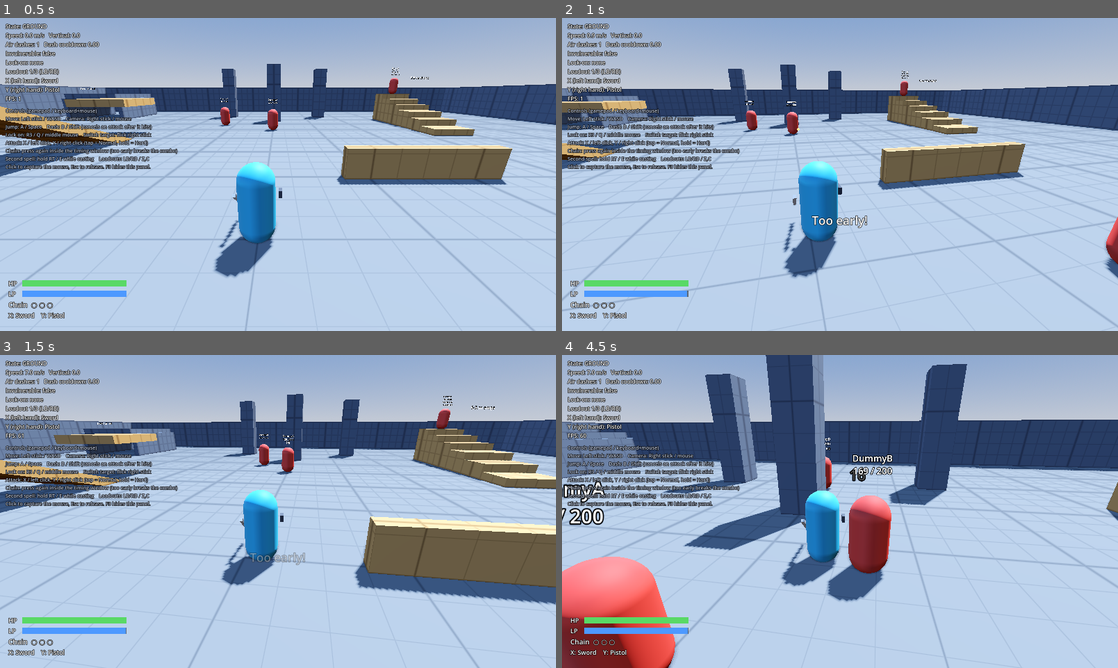
Above: before the commit, frames 1-4 (two rows, left to right).
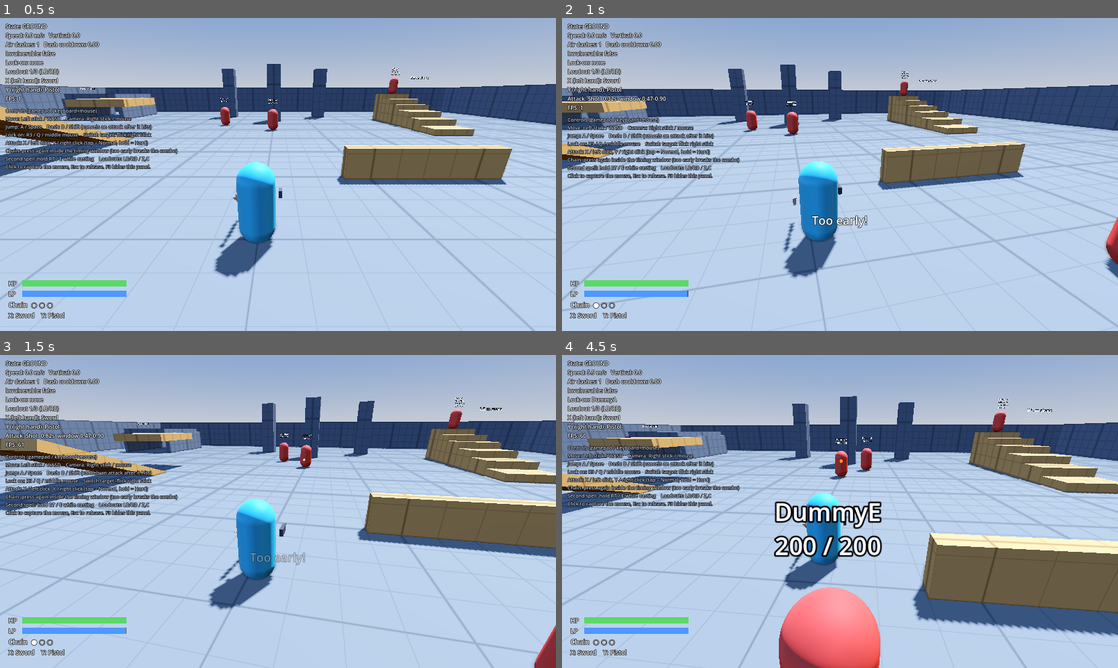
Above: after the commit, the same moments.

Repository: GLorenz90/Nomad-Seekers
Game: Godot game, scene res://scenes/main.tscn
Two runs of this game, one before a commit and one after it. Both use one fixed random seed, a clock stepped at 60 frames per second and the inputs below.
Inputs (mouse positions are in pixels of both pictures, inside the frame that each line leads up to):
- Up to frame 1 (0.5 s): no input
- Up to frame 2 (1 s): move the mouse to (867, 174) at 0.52 s; hold W (move_forward) from 0.53 s (still down); right-click (867, 174) at 0.6 s; click (867, 174) at 0.67 s; tap Space (jump) at 0.77 s
- Up to frame 3 (1.5 s): keep holding W (move_forward); move the mouse to (250, 511) at 1.27 s; tap F (block) at 1.35 s
- Up to frame 4 (4.5 s): keep holding W (move_forward); tap Space (jump) at 1.52, 3.02, 3.77 s; right-click (812, 511) at 1.55 s; move the mouse to (851, 505) at 2.02 s; tap Shift (dash) at 2.1 s; right-click (851, 505) at 2.3 s; move the mouse to (834, 517) at 2.77 s; click (834, 517) at 2.85 s; right-click (834, 517) at 3.05 s; move the mouse to (878, 514) at 3.52 s; right-click (878, 514) at 3.6 s; move the mouse to (795, 508) at 4.27 s; tap Q (lock_on) at 4.35 s

Frame 1 is identical in both runs. In frame 2, 3.3% of the frame differs, in the area x 0-51%, y 4-93%; in frame 3, 26%; in frame 4, 45%, in the area x 0-100%, y 0-100%.

Commit message:
Combat: retime starter weapons to PSO frame data
Everything was 2-3x faster than PSO. Attack timings now come from PSO
Blue Burst's frame data (30 fps, Ephinea wiki):

- Sword uses the saber's comes-out / min / max frames per step
  (e.g. N1 hits on frame 11, chains from 13, ends at 29).
- Pistol uses the handgun's combo / full frames (N1 chains from 14,
  ends at 27). Bullets slowed from 40 to 28 m/s.
- Spells use Foie's armed cast: effect at 15 frames, 35 total. Hard
  casts are slower (24 / 45). Bolts slowed to 16 / 24 m/s.

Chaining on the exact frame a hit comes out now still lands that hit.
combat_test.gd waits on attack state instead of fixed frame counts and
adds a check that mashing the pistol can't beat PSO's window.

Co-Authored-By: Claude Opus 5.5 <noreply@anthropic.com>
Claude-Session: https://claude.ai/code/session_0158GMUbAThobuu7yWuNoptn

Diff:
--- a/data/weapons/pistol.tres
+++ b/data/weapons/pistol.tres
@@ -10,14 +10,14 @@
 damage_mult = 2.0
 lp_cost = 3.0
 swing = 4
-duration = 0.5
-active_start = 0.14
-active_end = 0.14
-window_open = 0.3
-window_close = 0.7
+duration = 1.1333333333333333
+active_start = 0.6666666666666666
+active_end = 0.7666666666666667
+window_open = 0.7333333333333333
+window_close = 1.1333333333333333
 lunge_distance = 0.0
 is_projectile = true
-projectile_speed = 40.0
+projectile_speed = 28.0
 projectile_radius = 0.14
 
 [sub_resource type="Resource" id="Resource_ldxvb"]
@@ -26,14 +26,14 @@
 damage_mult = 2.1
 lp_cost = 3.0
 swing = 4
-duration = 0.5
-active_start = 0.14
-active_end = 0.14
-window_open = 0.3
-window_close = 0.7
+duration = 1.0
+active_start = 0.4666666666666667
+active_end = 0.5666666666666667
+window_open = 0.5333333333333333
+window_close = 1.0
 lunge_distance = 0.0
 is_projectile = true
-projectile_speed = 40.0
+projectile_speed = 28.0
 projectile_radius = 0.14
 
 [sub_resource type="Resource" id="Resource_iejlt"]
@@ -42,14 +42,14 @@
 damage_mult = 2.4
 lp_cost = 3.0
 swing = 4
-duration = 0.5
-active_start = 0.14
-active_end = 0.14
-window_open = 0.3
-window_close = 0.7
+duration = 0.8333333333333334
+active_start = 0.4
+active_end = 0.5
+window_open = 0.8333333333333334
+window_close = 0.8333333333333334
 lunge_distance = 0.0
 is_projectile = true
-projectile_speed = 40.0
+projectile_speed = 28.0
 projectile_radius = 0.14
 
 [sub_resource type="Resource" id="Resource_snkot"]
@@ -57,14 +57,14 @@
 display_name = "Shot"
 lp_cost = 1.0
 swing = 4
-duration = 0.3
-active_start = 0.06
-active_end = 0.06
-window_open = 0.14
-window_close = 0.45
+duration = 0.9
+active_start = 0.4
+active_end = 0.5
+window_open = 0.4666666666666667
+window_close = 0.9
 lunge_distance = 0.0
 is_projectile = true
-projectile_speed = 40.0
+projectile_speed = 28.0
 projectile_radius = 0.08
 
 [sub_resource type="Resource" id="Resource_qmstv"]
@@ -73,14 +73,14 @@
 damage_mult = 1.05
 lp_cost = 1.0
 swing = 4
-duration = 0.3
-active_start = 0.06
-active_end = 0.06
-window_open = 0.14
-window_close = 0.45
+duration = 0.8333333333333334
+active_start = 0.3
+active_end = 0.4
+window_open = 0.36666666666666664
+window_close = 0.8333333333333334
 lunge_distance = 0.0
 is_projectile = true
-projectile_speed = 40.0
+projectile_speed = 28.0
 projectile_radius = 0.08
 
 [sub_resource type="Resource" id="Resource_7et3l"]
@@ -89,14 +89,14 @@
 damage_mult = 1.15
 lp_cost = 1.0
 swing = 4
-duration = 0.3
-active_start = 0.06
-active_end = 0.06
-window_open = 0.14
-window_close = 0.45
+duration = 0.6333333333333333
+active_start = 0.3
+active_end = 0.4
+window_open = 0.6333333333333333
+window_close = 0.6333333333333333
 lunge_distance = 0.0
 is_projectile = true
-projectile_speed = 40.0
+projectile_speed = 28.0
 projectile_radius = 0.08
 
 [resource]
--- a/data/weapons/sword.tres
+++ b/data/weapons/sword.tres
@@ -8,11 +8,11 @@
 script = ExtResource("1_6w4ud")
 display_name = "Heavy Slash"
 damage_mult = 1.8
-duration = 0.62
-active_start = 0.22
-active_end = 0.36
-window_open = 0.4
-window_close = 0.82
+duration = 1.2333333333333334
+active_start = 0.6666666666666666
+active_end = 0.7666666666666667
+window_open = 0.7
+window_close = 1.2333333333333334
 lunge_distance = 0.8
 
 [sub_resource type="Resource" id="Resource_icrv7"]
@@ -20,11 +20,11 @@
 display_name = "Heavy Return"
 damage_mult = 1.95
 swing = 1
-duration = 0.62
-active_start = 0.22
-active_end = 0.36
-window_open = 0.4
-window_close = 0.82
+duration = 0.9666666666666667
+active_start = 0.5
+active_end = 0.6
+window_open = 0.5
+window_close = 0.9666666666666667
 lunge_distance = 0.8
 
 [sub_resource type="Resource" id="Resource_4i60u"]
@@ -32,11 +32,11 @@
 display_name = "Piercing Thrust"
 damage_mult = 2.3
 swing = 3
-duration = 0.8
-active_start = 0.28
-active_end = 0.42
-window_open = 0.5
-window_close = 1.0
+duration = 1.1333333333333333
+active_start = 0.4666666666666667
+active_end = 0.5666666666666667
+window_open = 1.1333333333333333
+window_close = 1.1333333333333333
 lunge_distance = 1.4
 reach = 1.6
 hitbox_size = Vector3(1.2, 1.4, 2.6)
@@ -44,33 +44,33 @@
 [sub_resource type="Resource" id="Resource_rj845"]
 script = ExtResource("1_6w4ud")
 display_name = "Slash"
-duration = 0.42
-active_start = 0.1
-active_end = 0.22
-window_open = 0.24
-window_close = 0.58
+duration = 0.9666666666666667
+active_start = 0.36666666666666664
+active_end = 0.4666666666666667
+window_open = 0.43333333333333335
+window_close = 0.9666666666666667
 
 [sub_resource type="Resource" id="Resource_ph70c"]
 script = ExtResource("1_6w4ud")
 display_name = "Return Slash"
 damage_mult = 1.1
 swing = 1
-duration = 0.42
-active_start = 0.1
-active_end = 0.22
-window_open = 0.24
-window_close = 0.58
+duration = 0.8
+active_start = 0.3333333333333333
+active_end = 0.43333333333333335
+window_open = 0.3333333333333333
+window_close = 0.8
 
 [sub_resource type="Resource" id="Resource_8ki01"]
 script = ExtResource("1_6w4ud")
 display_name = "Cleave"
 damage_mult = 1.3
 swing = 2
-duration = 0.6
-active_start = 0.16
-active_end = 0.3
-window_open = 0.36
-window_close = 0.8
+duration = 1.0333333333333334
+active_start = 0.26666666666666666
+active_end = 0.36666666666666664
+window_open = 1.0333333333333334
+window_close = 1.0333333333333334
 lunge_distance = 0.8
 
 [resource]
--- a/data/weapons/wand.tres
+++ b/data/weapons/wand.tres
@@ -12,14 +12,14 @@
 damage_type = 1
 lp_cost = 14.0
 swing = 5
-duration = 0.55
-active_start = 0.25
-active_end = 0.25
-window_open = 0.55
-window_close = 0.55
+duration = 1.5
+active_start = 0.8
+active_end = 0.9
+window_open = 1.5
+window_close = 1.5
 lunge_distance = 0.0
 is_projectile = true
-projectile_speed = 24.0
+projectile_speed = 15.0
 projectile_radius = 0.32
 projectile_range = 28.0
 
@@ -30,14 +30,14 @@
 damage_type = 1
 lp_cost = 6.0
 swing = 5
-duration = 0.4
-active_start = 0.2
-active_end = 0.2
-window_open = 0.4
-window_close = 0.4
+duration = 1.1666666666666667
+active_start = 0.5
+active_end = 0.6
+window_open = 1.1666666666666667
+window_close = 1.1666666666666667
 lunge_distance = 0.0
 is_projectile = true
-projectile_speed = 26.0
+projectile_speed = 16.0
 projectile_radius = 0.18
 projectile_range = 28.0
 
@@ -55,14 +55,14 @@
 damage_type = 2
 lp_cost = 18.0
 swing = 5
-duration = 0.55
-active_start = 0.25
-active_end = 0.25
-window_open = 0.55
-window_close = 0.55
+duration = 1.5
+active_start = 0.8
+active_end = 0.9
+window_open = 1.5
+window_close = 1.5
 lunge_distance = 0.0
 is_projectile = true
-projectile_speed = 38.0
+projectile_speed = 24.0
 projectile_radius = 0.2
 projectile_range = 28.0
 projectile_pierce = true
@@ -75,14 +75,14 @@
 damage_type = 2
 lp_cost = 8.0
 swing = 5
-duration = 0.4
-active_start = 0.2
-active_end = 0.2
-window_open = 0.4
-window_close = 0.4
+duration = 1.1666666666666667
+active_start = 0.5
+active_end = 0.6
+window_open = 1.1666666666666667
+window_close = 1.1666666666666667
 lunge_distance = 0.0
 is_projectile = true
-projectile_speed = 38.0
+projectile_speed = 24.0
 projectile_range = 28.0
 projectile_pierce = true
 
--- a/scripts/combat/combat_controller.gd
+++ b/scripts/combat/combat_controller.gd
@@ -221,6 +221,7 @@
 			return
 		if cur.elapsed > cur.attack.window_close or chain_step >= MAX_CHAIN:
 			return
+		_resolve_pending_hit(cur)
 		_begin(hand, weapon, hard, slot, not standalone)
 		return
 
@@ -292,6 +293,19 @@
 
 
 # --- Aim, hits, damage ------------------------------------------------------
+
+## PSO windows can open on the same frame the hit comes out. Make sure an
+## attack that's being chained out of still lands its hit or fires its shot.
+func _resolve_pending_hit(cur: ActiveAttack) -> void:
+	if cur.elapsed < cur.attack.active_start:
+		return
+	if cur.attack.is_projectile:
+		if not cur.fired:
+			cur.fired = true
+			_fire_projectile(cur)
+	else:
+		_melee_hits(cur)
+
 
 func _aim(a: ActiveAttack) -> void:
 	var target := _player.get_lock_target()
--- a/tests/combat_test.gd
+++ b/tests/combat_test.gd
@@ -55,6 +55,17 @@
 		and is_equal_approx(_hits[1], sword * 1.1) and is_equal_approx(_hits[2], sword * 1.3))
 	_check("finisher feedback shown", "Finisher!" in _feedback)
 
+	# --- PSO cadence: two pistol shots can't be closer than 14 frames at 30 fps ---
+	await _reset(Vector3(0, 0.1, -5.5))
+	var times: Array[float] = []
+	_combat.attack_started.connect(func(_h, _w, _a, _c, _hd): times.append(Time.get_ticks_msec() / 1000.0))
+	for i in 6:
+		await _tap("hand_y")
+	await _idle()
+	var pistol: WeaponData = _combat.current_weapon(CombatController.Hand.RIGHT)
+	_check("mashing the pistol can't beat PSO's 14-frame window (window opens %.2f s)" % pistol.normal_attacks[0].window_open,
+		is_equal_approx(pistol.normal_attacks[0].window_open, 14.0 / 30.0) and _started.size() <= 2)
+
 	# --- Too early breaks the combo ---
 	await _reset(Vector3(0, 0.1, -5.5))
 	await _tap("hand_x")
@@ -103,15 +114,16 @@
 	await _reset(Vector3(0, 0.1, -5.5))
 	var lp_before := _combat.lp
 	await _tap("hand_y")
-	await _frames(25)
+	await _frames(10)  # LP is spent when the shot starts; regen waits 0.75 s
 	_check("pistol shot costs 1 LP (%.1f -> %.1f)" % [lp_before, _combat.lp], absf(lp_before - 1.0 - _combat.lp) < 0.01)
+	await _idle()
 	_check("pistol projectile hits from range (%s)" % [_hits], _hits.size() == 1 and is_equal_approx(_hits[0], 12.0 * 1.3))
-	await _idle()
 
 	# --- Dash cancels an attack after its hit ---
 	await _reset(Vector3(0, 0.1, -5.5))
 	await _tap("hand_x")
-	await _frames(16)  # past active_end (0.22 s)
+	while _combat.is_attacking() and _combat._current.elapsed < _combat._current.attack.active_end + 0.02:
+		await physics_frame
 	await _tap("dash")
 	await _frames(2)
 	_check("dash cancels the sword's recovery", not _combat.is_attacking() and _player.state == Player.State.DASH)
@@ -125,14 +137,16 @@
 	_check("LB/RB switches to the wand loadout", _combat.current_weapon(CombatController.Hand.LEFT).display_name == "Wand")
 	_dummy.health.multipliers[Element.Type.FIRE] = 2.0
 	await _tap("hand_x")
-	await _frames(40)
+	await _idle()
+	await _frames(30)
 	var bolt := 18.0 * 1.3 * 2.0
 	_check("Fire Bolt does double to a fire-weak dummy (%s)" % [_hits], _hits.size() == 1 and is_equal_approx(_hits[0], bolt))
 	await _reset(Vector3(0, 0.1, -5.5))
 	Input.action_press("shift")
 	await _tap("hand_x")
 	Input.action_release("shift")
-	await _frames(40)
+	await _idle()
+	await _frames(30)
 	_check("Shift casts the second spell (%s)" % [_started], _started == ["Frost Lance"])
 	_check("Frost Lance deals Ice damage (%s)" % [_hits], _hits.size() == 1 and is_equal_approx(_hits[0], 18.0 * 0.85 * 1.3))
 	_dummy.health.multipliers.erase(Element.Type.FIRE)
@@ -142,13 +156,15 @@
 	_dummy.health.hp = 1.0
 	await _reset(Vector3(0, 0.1, -5.5), false)
 	await _tap("hand_y")
-	await _frames(20)
+	await _idle()
 	_check("dummy dies and leaves the lockable group", not _dummy.is_in_group("lockable") and not _dummy.visible)
 
 	# --- Navmesh ---
 	var map := _player.get_world_3d().navigation_map
 	_check("navmesh baked (%d polygons)" % _main.get_node("Navigation").navigation_mesh.get_polygon_count(),
 		_main.get_node("Navigation").navigation_mesh.get_polygon_count() > 0 and NavigationServer3D.map_get_iteration_id(map) > 0)
+	var patroller: TargetDummy = _main.get_node("Dummies/DummyB")
+	var patrol_x0 := patroller.global_position.x
 	var chaser: TargetDummy = _main.get_node("Dummies/DummyE")
 	_player.global_position = Vector3(8, 0.1, 18.0)
 	_player.reset_physics_interpolation()
@@ -156,8 +172,8 @@
 	await _frames(180)
 	var d1 := chaser.global_position.distance_to(_player.global_position)
 	_check("chase dummy paths toward the Seeker (%.1f -> %.1f m)" % [d0, d1], d1 < d0 - 3.0 and d1 > 1.5)
-	var patroller: TargetDummy = _main.get_node("Dummies/DummyB")
-	_check("patrol dummy moves along its route (x = %.1f)" % patroller.global_position.x, patroller.global_position.x > -5.0)
+	_check("patrol dummy moves along its route (x %.1f -> %.1f)" % [patrol_x0, patroller.global_position.x],
+		absf(patroller.global_position.x - patrol_x0) > 2.0)
 
 	print("\n%s: %d failure(s)" % ["PASS" if _failures == 0 else "FAIL", _failures])
 	quit(1 if _failures > 0 else 0)
--- a/tools/build_starter_weapons.gd
+++ b/tools/build_starter_weapons.gd
@@ -19,20 +19,35 @@
 	print("%s -> %s" % [path, error_string(err)])
 
 
-func _attack(name: String, swing: AttackData.Swing, mult: float, duration: float,
-		active: Vector2, window: Vector2) -> AttackData:
+## PSO Blue Burst runs at 30 fps. Timings below are PSO frame counts from the
+## Ephinea wiki (wiki.pioneer2.net/w/Game_mechanics/Frame_data), converted here.
+const PSO_FPS := 30.0
+
+
+func _f(frames: float) -> float:
+	return frames / PSO_FPS
+
+
+## hit = frame the attack comes out; combo = earliest frame the next step can
+## start (window opens); full = whole animation if the combo ends here (window
+## closes and the Seeker is free).
+func _attack(name: String, swing: AttackData.Swing, mult: float, hit: float,
+		combo: float, full: float) -> AttackData:
 	var a := AttackData.new()
 	a.display_name = name
 	a.swing = swing
 	a.damage_mult = mult
-	a.duration = duration
-	a.active_start = active.x
-	a.active_end = active.y
-	a.window_open = window.x
-	a.window_close = window.y
+	a.active_start = _f(hit)
+	a.active_end = _f(hit + 3.0)
+	a.window_open = _f(combo)
+	a.window_close = _f(full)
+	a.duration = _f(full)
 	return a
 
 
+## Saber frame data (PSO male, comes-out / min / max frames):
+##   N1 11/13/29  N2 10/10/24  N3 8/31/31
+##   H1 20/21/37  H2 15/15/29  H3 14/34/34
 func _sword() -> WeaponData:
 	var w := WeaponData.new()
 	w.display_name = "Sword"
@@ -41,15 +56,15 @@
 	w.mesh_size = Vector3(0.08, 0.08, 1.0)
 	w.mesh_color = Color(0.82, 0.85, 0.9)
 
-	var n1 := _attack("Slash", AttackData.Swing.SLASH_RIGHT, 1.0, 0.42, Vector2(0.1, 0.22), Vector2(0.24, 0.58))
-	var n2 := _attack("Return Slash", AttackData.Swing.SLASH_LEFT, 1.1, 0.42, Vector2(0.1, 0.22), Vector2(0.24, 0.58))
-	var n3 := _attack("Cleave", AttackData.Swing.OVERHEAD, 1.3, 0.6, Vector2(0.16, 0.3), Vector2(0.36, 0.8))
+	var n1 := _attack("Slash", AttackData.Swing.SLASH_RIGHT, 1.0, 11, 13, 29)
+	var n2 := _attack("Return Slash", AttackData.Swing.SLASH_LEFT, 1.1, 10, 10, 24)
+	var n3 := _attack("Cleave", AttackData.Swing.OVERHEAD, 1.3, 8, 31, 31)
 	n3.lunge_distance = 0.8
 	w.normal_attacks = [n1, n2, n3]
 
-	var h1 := _attack("Heavy Slash", AttackData.Swing.SLASH_RIGHT, 1.8, 0.62, Vector2(0.22, 0.36), Vector2(0.4, 0.82))
-	var h2 := _attack("Heavy Return", AttackData.Swing.SLASH_LEFT, 1.95, 0.62, Vector2(0.22, 0.36), Vector2(0.4, 0.82))
-	var h3 := _attack("Piercing Thrust", AttackData.Swing.THRUST, 2.3, 0.8, Vector2(0.28, 0.42), Vector2(0.5, 1.0))
+	var h1 := _attack("Heavy Slash", AttackData.Swing.SLASH_RIGHT, 1.8, 20, 21, 37)
+	var h2 := _attack("Heavy Return", AttackData.Swing.SLASH_LEFT, 1.95, 15, 15, 29)
+	var h3 := _attack("Piercing Thrust", AttackData.Swing.THRUST, 2.3, 14, 34, 34)
 	for h in [h1, h2]:
 		h.lunge_distance = 0.8
 	h3.lunge_distance = 1.4
@@ -59,19 +74,17 @@
 	return w
 
 
-func _shot(name: String, mult: float, hard: bool) -> AttackData:
-	var a: AttackData
-	if hard:
-		a = _attack(name, AttackData.Swing.SHOT, mult, 0.5, Vector2(0.14, 0.14), Vector2(0.3, 0.7))
-		a.lp_cost = 3.0
-		a.projectile_radius = 0.14
-	else:
-		a = _attack(name, AttackData.Swing.SHOT, mult, 0.3, Vector2(0.06, 0.06), Vector2(0.14, 0.45))
-		a.lp_cost = 1.0
-		a.projectile_radius = 0.08
+## Handgun frame data (PSO, step combo / full):
+##   Normal 14/27, 11/25, -/19    Heavy 22/34, 16/30, -/25
+## PSO doesn't list when the bullet leaves, so it fires a couple of frames
+## before the window opens, matching the saber's pattern.
+func _shot(name: String, mult: float, hard: bool, fire: float, combo: float, full: float) -> AttackData:
+	var a := _attack(name, AttackData.Swing.SHOT, mult, fire, combo, full)
+	a.lp_cost = 3.0 if hard else 1.0
+	a.projectile_radius = 0.14 if hard else 0.08
 	a.lunge_distance = 0.0
 	a.is_projectile = true
-	a.projectile_speed = 40.0
+	a.projectile_speed = 28.0
 	a.projectile_range = 30.0
 	return a
 
@@ -83,14 +96,25 @@
 	w.base_damage = 12.0
 	w.mesh_size = Vector3(0.08, 0.16, 0.38)
 	w.mesh_color = Color(0.25, 0.27, 0.32)
-	w.normal_attacks = [_shot("Shot", 1.0, false), _shot("Shot", 1.05, false), _shot("Shot", 1.15, false)]
-	w.hard_attacks = [_shot("Charged Shot", 2.0, true), _shot("Charged Shot", 2.1, true), _shot("Charged Shot", 2.4, true)]
+	w.normal_attacks = [
+		_shot("Shot", 1.0, false, 12, 14, 27),
+		_shot("Shot", 1.05, false, 9, 11, 25),
+		_shot("Shot", 1.15, false, 9, 19, 19)]
+	w.hard_attacks = [
+		_shot("Charged Shot", 2.0, true, 20, 22, 34),
+		_shot("Charged Shot", 2.1, true, 14, 16, 30),
+		_shot("Charged Shot", 2.4, true, 12, 25, 25)]
 	return w
 
 
+## Technique casting (PSO): startup 6 frames, then charge and cast; the effect
+## happens at "time to cast" and the caster is locked for "total". Foie, Zonde
+## and Barta with an armed caster: 15 frames to cast, 35 frames total (30 at
+## Lv16+). PSO has no charged techs, so the Hard cast is a deliberately slower,
+## stronger version (PSO2 charges Foie for about 1 second).
 func _spell_attack(name: String, element: Element.Type, mult: float, lp: float,
-		duration: float, fire_at: float, speed: float, radius: float, pierce: bool) -> AttackData:
-	var a := _attack(name, AttackData.Swing.CAST, mult, duration, Vector2(fire_at, fire_at), Vector2(duration, duration))
+		cast: float, total: float, speed: float, radius: float, pierce: bool) -> AttackData:
+	var a := _attack(name, AttackData.Swing.CAST, mult, cast, total, total)
 	a.override_damage_type = true
 	a.damage_type = element
 	a.lp_cost = lp
@@ -115,13 +139,13 @@
 
 	var fire := SpellData.new()
 	fire.display_name = "Fire Bolt"
-	fire.normal = _spell_attack("Fire Bolt", Element.Type.FIRE, 1.0, 6.0, 0.4, 0.2, 26.0, 0.18, false)
-	fire.hard = _spell_attack("Fire Bolt (Hard)", Element.Type.FIRE, 2.2, 14.0, 0.55, 0.25, 24.0, 0.32, false)
+	fire.normal = _spell_attack("Fire Bolt", Element.Type.FIRE, 1.0, 6.0, 15, 35, 16.0, 0.18, false)
+	fire.hard = _spell_attack("Fire Bolt (Hard)", Element.Type.FIRE, 2.2, 14.0, 24, 45, 15.0, 0.32, false)
 
 	var frost := SpellData.new()
 	frost.display_name = "Frost Lance"
-	frost.normal = _spell_attack("Frost Lance", Element.Type.ICE, 0.85, 8.0, 0.4, 0.2, 38.0, 0.12, true)
-	frost.hard = _spell_attack("Frost Lance (Hard)", Element.Type.ICE, 1.9, 18.0, 0.55, 0.25, 38.0, 0.2, true)
+	frost.normal = _spell_attack("Frost Lance", Element.Type.ICE, 0.85, 8.0, 15, 35, 24.0, 0.12, true)
+	frost.hard = _spell_attack("Frost Lance (Hard)", Element.Type.ICE, 1.9, 18.0, 24, 45, 24.0, 0.2, true)
 
 	w.spells = [fire, frost]
 	return w
